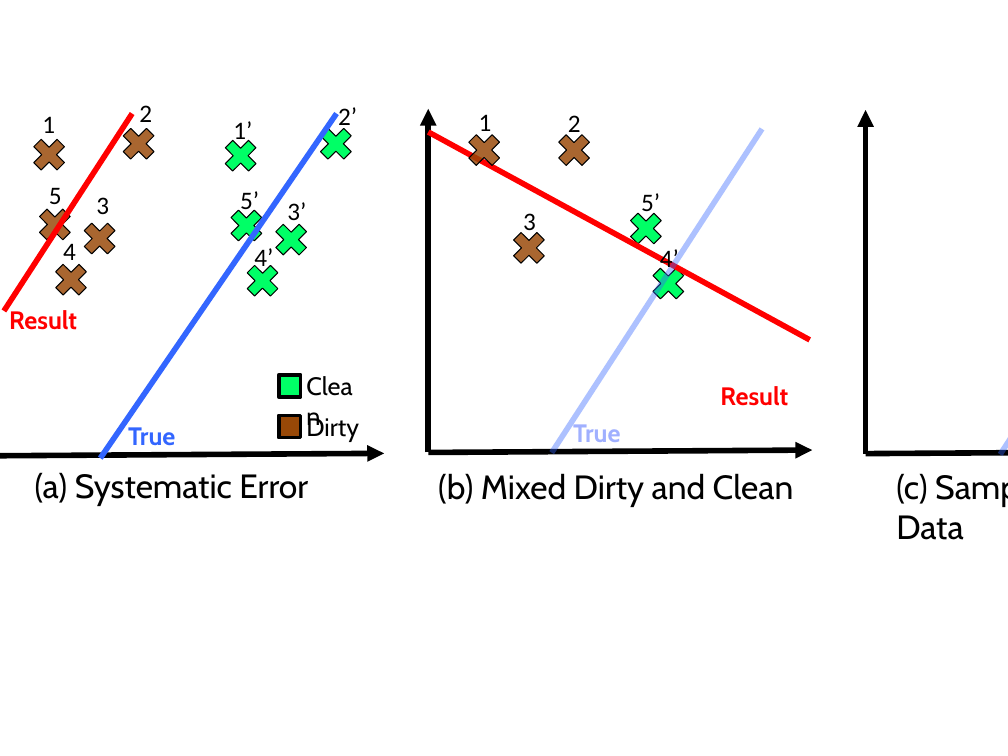
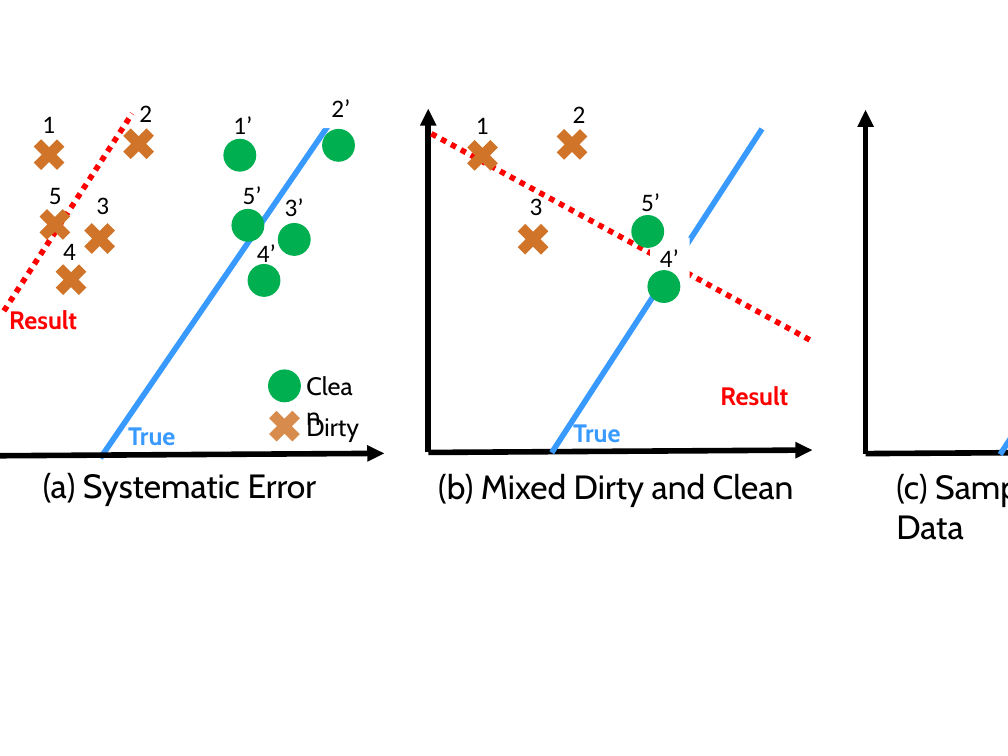
Before and after one commit to sjyk/vldb-activeclean, a slide deck: slide 17 of figs/figs.pptx. Drawn at 1008x756 pixels with LibreOffice and Linux fonts; fonts in the diff are those of the drawing. Boxes give left, top, right and bottom in pixels: in the first picture for what was removed or moved away, otherwise in the second. Text is boxed around its words. In the diff, an @@ line names an element or a change of style, - is before the commit and + after.

```diff
--- a/figs/figs.pptx
+++ b/figs/figs.pptx
@@ text "2’" rewrapped from (x1=338, y1=107, x2=357, y2=132) to (x1=331, y1=99, x2=350, y2=117) @@
@@ line (4, 310) - (132, 114): stroke #FF0000 4 pt to #FF0000 4 pt dashed @@
@@ line (101, 459) - (337, 114): stroke #3366FF 4 pt to #3899FF 4 pt @@
@@ text "2" moved from (x1=568, y1=115, x2=581, y2=138) to (x1=573, y1=106, x2=586, y2=130) @@
@@ ellipse added at (x1=224, y1=139, x2=257, y2=172), fill #00B050 @@
@@ ellipse added at (x1=323, y1=129, x2=356, y2=162), fill #00B050 @@
@@ line (809, 340) - (428, 132): stroke #FF0000 4 pt to #FF0000 4 pt dashed @@
@@ cross moved from (x1=462, y1=128, x2=506, y2=172) to (x1=461, y1=133, x2=505, y2=177) @@
@@ 2 texts, 1 cross moved together from (x1=233, y1=121, x2=596, y2=227) to (x1=233, y1=116, x2=594, y2=216) @@
@@ line (551, 453) - (762, 129): stroke #3366FF 4 pt to #3899FF 4 pt @@
@@ line (1000, 455) - (1008, 131): stroke #3366FF 4 pt to #3899FF 4 pt @@
@@ text "5’" moved from (x1=240, y1=191, x2=259, y2=216) to (x1=243, y1=186, x2=262, y2=211) @@
@@ ellipse added at (x1=232, y1=209, x2=265, y2=242), fill #00B050 @@
@@ text "3" moved from (x1=523, y1=213, x2=536, y2=236) to (x1=530, y1=195, x2=543, y2=215) @@
@@ text "4’" moved from (x1=254, y1=248, x2=273, y2=273) to (x1=257, y1=244, x2=276, y2=269) @@
@@ ellipse added at (x1=278, y1=223, x2=311, y2=256), fill #00B050 @@
@@ fill #984807 at 83% opacity to #CF7429; outline #000000 0.75 pt to none in 8 elements at (x1=27, y1=132, x2=72, y2=176), (x1=32, y1=202, x2=77, y2=246), (x1=48, y1=257, x2=93, y2=301), (x1=78, y1=216, x2=122, y2=260), (x1=116, y1=121, x2=160, y2=165), (x1=461, y1=133, x2=505, y2=177), (x1=549, y1=122, x2=594, y2=166), (x1=511, y1=217, x2=555, y2=261) @@
@@ cross moved from (x1=507, y1=226, x2=551, y2=270) to (x1=511, y1=217, x2=555, y2=261) @@
@@ ellipse added at (x1=631, y1=215, x2=664, y2=248), fill #00B050 @@
@@ ellipse added at (x1=248, y1=264, x2=281, y2=297), fill #00B050 @@
@@ ellipse added at (x1=647, y1=270, x2=680, y2=303), fill #00B050 @@
@@ ellipse added at (x1=268, y1=369, x2=301, y2=402), fill #00B050 @@
@@ text "True" at (x1=128, y1=427, x2=175, y2=446): text colour #3366FF to #3899FF @@
@@ cross added at (x1=262, y1=404, x2=306, y2=449), fill #CF7429 at 83% opacity @@
@@ group removed at (x1=219, y1=121, x2=690, y2=437): 7 crosses, 2 rectangles @@
@@ text "True" at (x1=573, y1=421, x2=620, y2=443): text colour #A0B0FF to #3899FF @@
@@ text "(a) Systematic Error" moved from (x1=35, y1=472, x2=308, y2=506) to (x1=43, y1=472, x2=317, y2=506) @@
```
Also in this commit, not shown: 1 other file.
